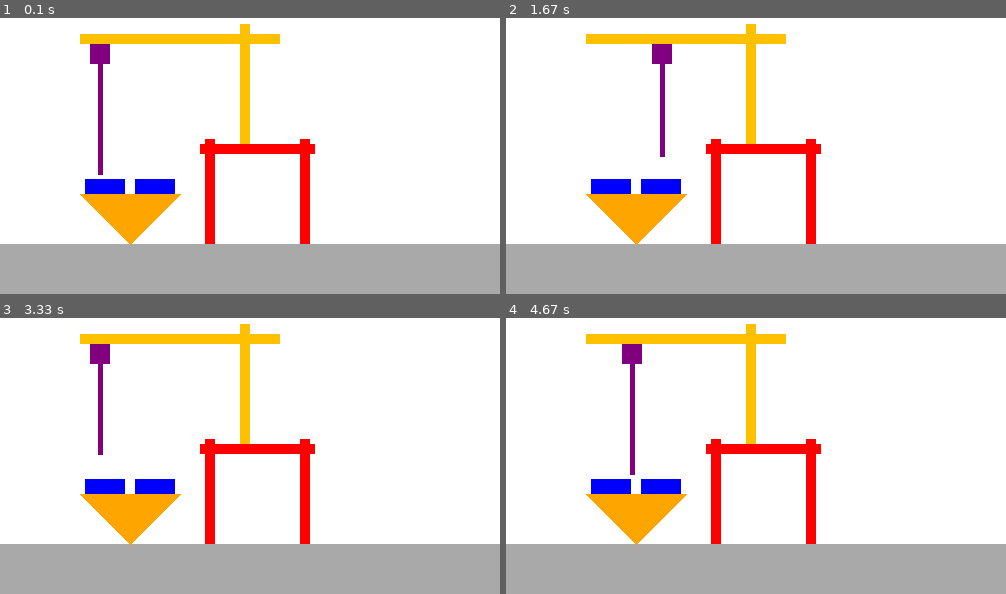
Above: before the commit, frames 1-4 (two rows, left to right).
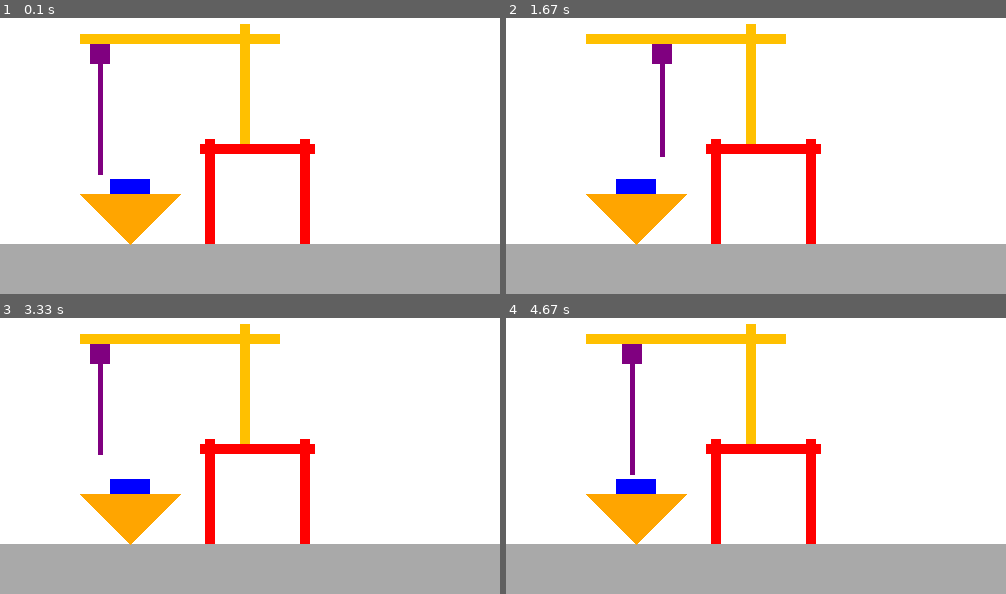
Above: after the commit, the same moments.

Repository: 1053079/MQTT-Crane
Game: pygame game, started from View1-pygame/main.py
The game is run twice, just before and just after one commit, with the same random seed, the same clock (stepped at 60 frames per second) and the same inputs.
Inputs:
- Up to frame 1 (0.1 s): no input
- Up to frame 2 (1.67 s): hold D 0.33-0.8 s; hold W 0.83-1.13 s; hold D 1.17-1.63 s
- Up to frame 3 (3.33 s): hold A 1.67-2.2 s; hold S 2.23-2.53 s; hold A 2.57-2.97 s; hold W from 3 s (still down)
- Up to frame 4 (4.67 s): release W at 3.37 s; hold D 3.4-4.03 s; hold S 4.07-4.43 s; hold A from 4.47 s (still down)

The runs differ from the first frame. In frame 1, 0.7% of the frame differs, in the area x 17-35%, y 58-64%; in frame 2, 0.7%; in frame 3, 0.7%; in frame 4, 0.7%.

Commit message:
Updated to one container #9

Diff:
--- a/View1-pygame/main.py
+++ b/View1-pygame/main.py
@@ -27,11 +27,9 @@
 Shore_leg2 = pygame.Rect(300, 145, 10, 110)
 Crane_Leg = pygame.Rect(240, 30, 10, 120)
 Bridge = pygame.Rect(80, 40, 200, 10)
-Container_1 = pygame.Rect(85, 185, 40, 15)
-Container_2 = pygame.Rect(135, 185, 40, 15)
+Container_1 = pygame.Rect(110, 185, 40, 15)
 Waterline = pygame.Rect(0, 250, 800, 50)
 original_container_1_position = Container_1.topleft
-original_container_2_position = Container_2.topleft
 clock = pygame.time.Clock()
 
 # Main game loop
@@ -59,14 +57,9 @@
                 container_picked_up = True
                 picked_up_container_position = Container_1.topleft
                 Container_1.topleft = (width, height)
-            elif Container_2.colliderect((Cabin.centerx, Cabin.bottom + rope_height, 1, 1)):
-                container_picked_up = True
-                picked_up_container_position = Container_2.topleft
-                Container_2.topleft = (width, height)
         else:
             container_picked_up = False
             Container_1.topleft = original_container_1_position
-            Container_2.topleft = original_container_2_position
 
     screen.fill(black)
 
@@ -81,7 +74,6 @@
     pygame.draw.line(screen, purple, (Cabin.centerx, Cabin.bottom), (Cabin.centerx, Cabin.bottom + rope_height), 5)  # Rope
     pygame.draw.polygon(screen, orange, [(80, 200), (130, 250), (180, 200)])  # Boat triangle
     pygame.draw.rect(screen, blue, Container_1)
-    pygame.draw.rect(screen, blue, Container_2)
 
     if container_picked_up:
         pygame.draw.rect(screen, red, (Cabin.centerx - 20, Cabin.bottom + rope_height - 15, 40, 15))
